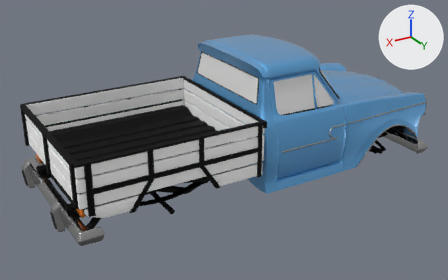
Before and after pictures for a commit that changed the glTF model public/models/Car/Rastrojero/glTF/Rastrojero05.glb.
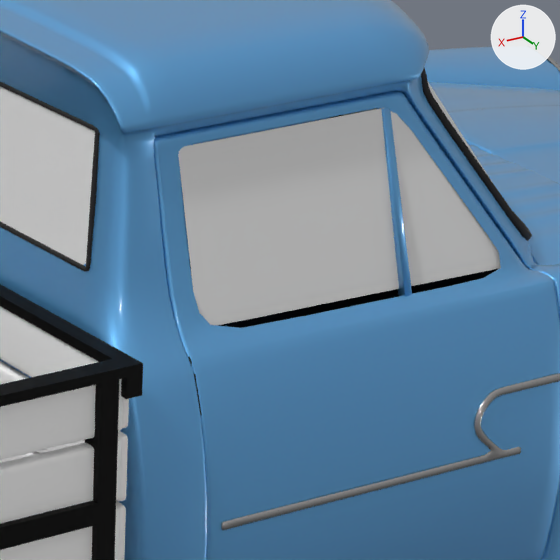
Each version appears first whole from a 50 mm lens placed at (4.49, 5.64, 3.46), pointed at (1.13, 0.05, 0.66), and next in a close-up on the part from 54% to 77% of the width and 19% to 57% of the height. Lighting does not change. The marker at upper right points along +X, +Y and +Z. The last two pictures show the newer version. Where no turn or scale is listed for an object, it has been applied to the vertices. Vertices at exactly the same position are counted once.

Objects in the first close-up: 'Chapa', 'Goma', 'Madera', 'Metal', 'Pintura', 'Vidrio'.
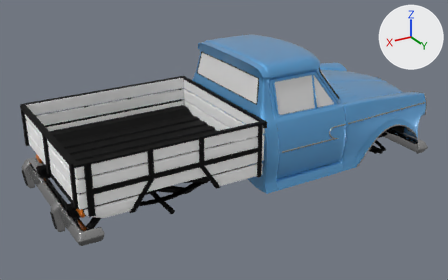
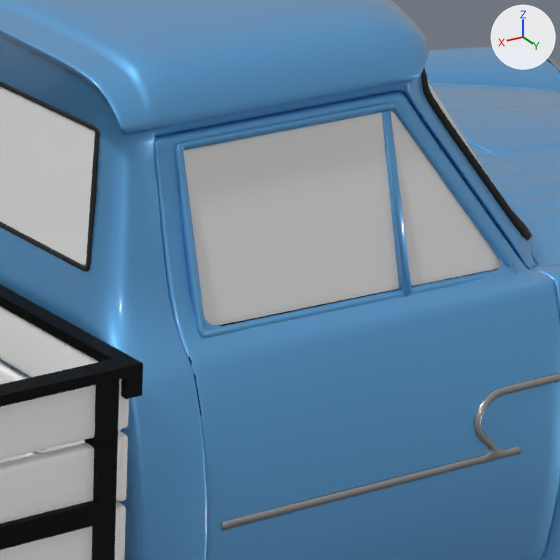
Pixel boxes (x1, y1, x2, y2) of what changed, in the close-ups (560 x 560 px):
part 1 of me_plane_005, added: after (175, 101, 517, 338)

What the commit changed:
me_plane_005 is used by ob_pintura; location (-0.73, 0.0, 1.047).
me_plane_005 had 6675 vertices, 12240 faces and spanned x -0.57..1.86, y -0.9..0.9, z -0.7..0.64.
me_plane_005 now has 6735 vertices, 12360 faces and spans x -0.57..1.86, y -0.9..0.9, z -0.7..0.64.
me_plane_005 part 1: the loose piece of 60 vertices spanning x 0.85..1.65, y -0.78..-0.66, z 0.07..0.46 is copied, and the copy is mirrored in y about the mesh origin; it spans x 0.85..1.65, y 0.66..0.78, z 0.07..0.46.
